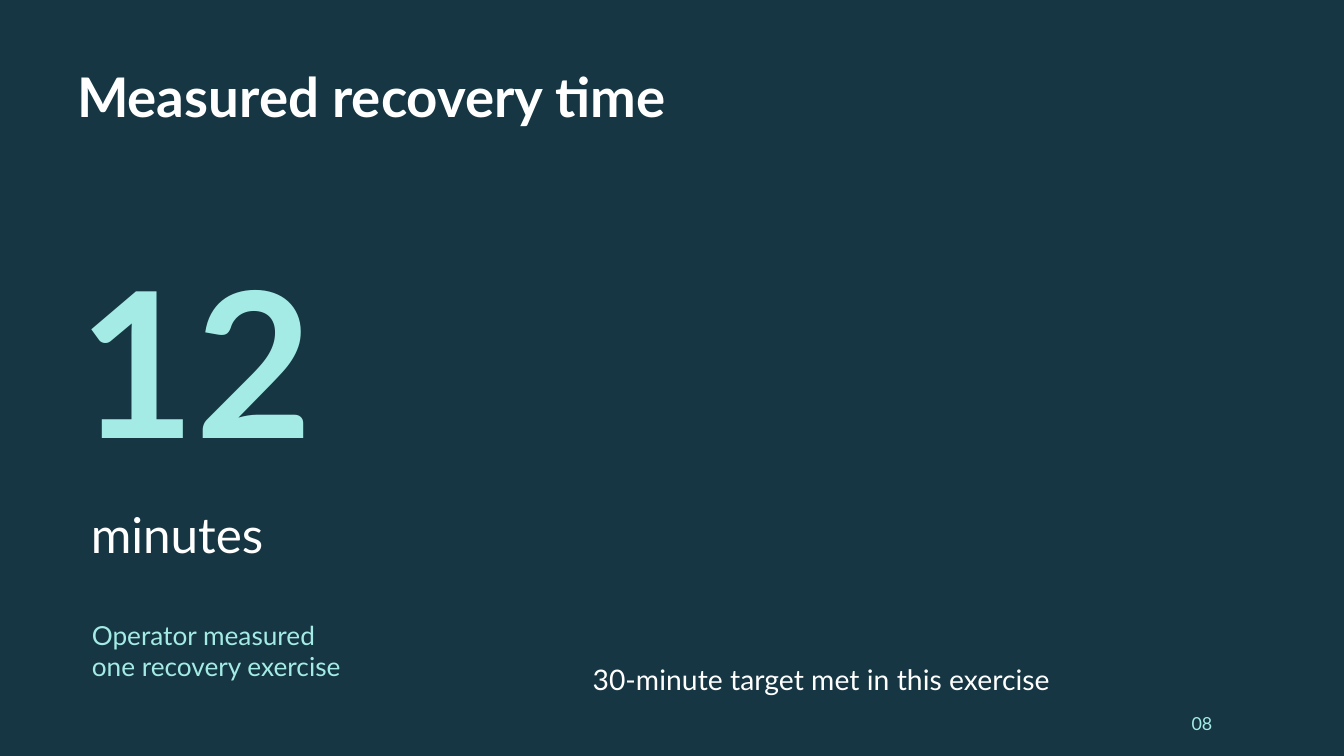
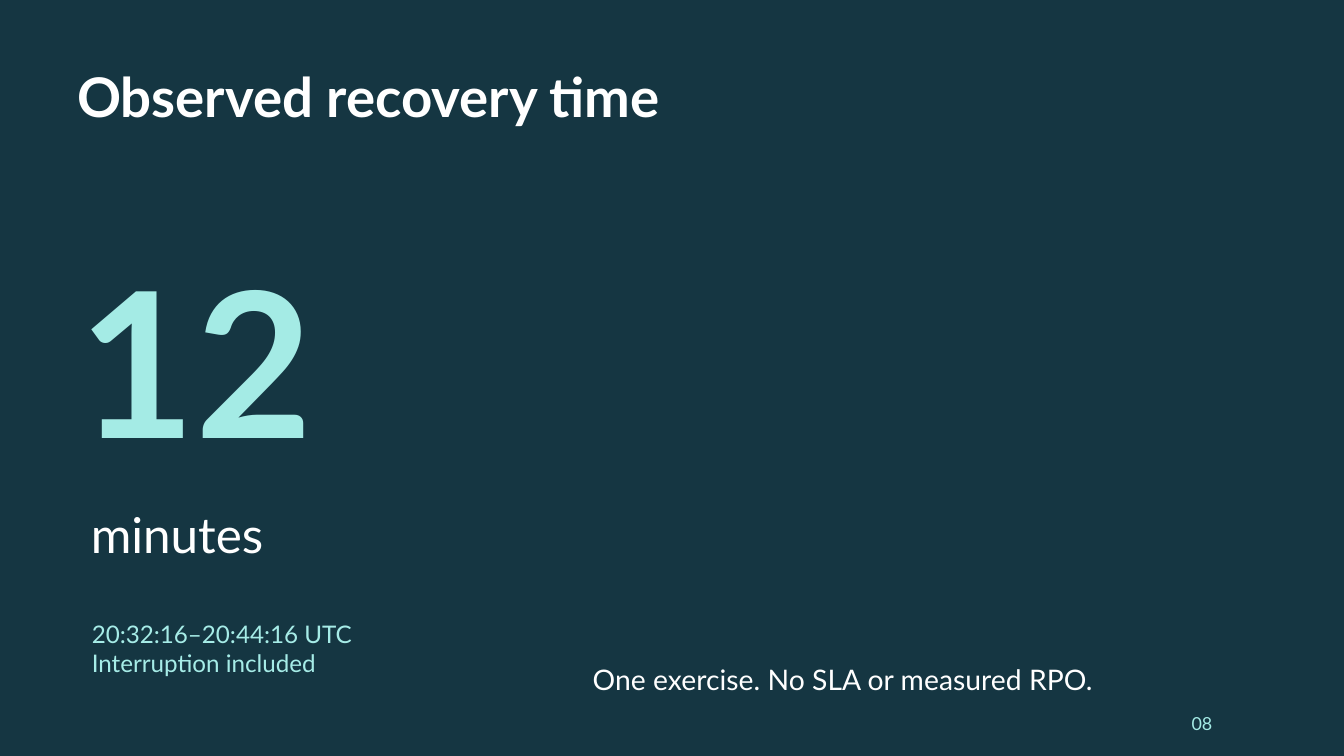
Before and after one commit to Shemarhn/northstar-aws-recovery, a slide deck: slide 8 of docs/presentation/Northstar-Repairs-Case-Study.pptx. Drawn at 1344x756 pixels with LibreOffice and Linux fonts; fonts in the diff are those of the drawing. Boxes give left, top, right and bottom in pixels: in the first picture for what was removed or moved away, otherwise in the second. Text is boxed around its words. In the diff, an @@ line names an element or a change of style, - is before the commit and + after.

```diff
--- a/docs/presentation/Northstar-Repairs-Case-Study.pptx
+++ b/docs/presentation/Northstar-Repairs-Case-Study.pptx
@@ text at [77,76,660,126]: text changed @@
-Measured recovery time
+Observed recovery time
@@ text at [92,625,351,676]: text changed; size 18.8 to 17.2 pt; text colour #A4EBE5 to #A6ECE7 @@
-Operator measured
-one recovery exercise
+20:32:16–20:44:16 UTC
+Interruption included
@@ text at [593,669,1093,691]: text changed @@
-30-minute target met in this exercise
+One exercise. No SLA or measured RPO.
```
Also in this commit, not shown: 2 other files.
